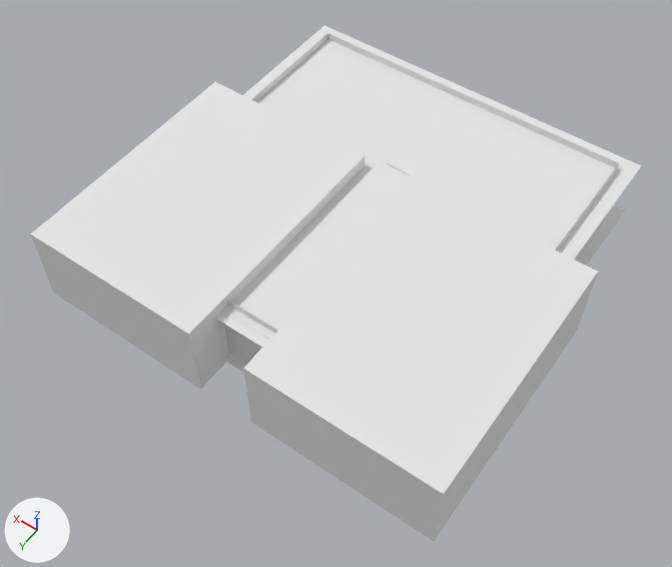
The OBJ model assets/models/haha baldi.obj, before and after one commit.
Camera for both pictures: a camera (50 mm lens) standing at (-8.56, 13.4, 18.58) and looking at (-0.13, 1.6, 0.04). Every picture has the same lights, and +X, +Y and +Z are marked at lower left. The older version comes first. Where no turn or scale is listed for an object, it has been applied to the vertices.

Script lines for the objects in view, before the commit:
```python
mat_material_atlas_00010_1 = principled_material('material_atlas_00010_1')
mat_material_atlas_00010_1.base_color = (0.8, 0.8, 0.8)  # white #e7e7e7
mat_material_atlas_00010_1.roughness = 1.0
me_cube_002 = bpy.data.meshes.new('Cube.002')
me_cube_002.from_pydata(...)  # 337 vertices, 273 faces; spans x -5.68..5.68, y -5.0..5.83, z -0.32..2.02
me_cube_002.materials.append(mat_material_atlas_00010_1)  # white #e7e7e7
ob_cube_002 = bpy.data.objects.new('Cube.002', me_cube_002)
ob_cube_002.location = (0.0, 0.0, 0.0)
```
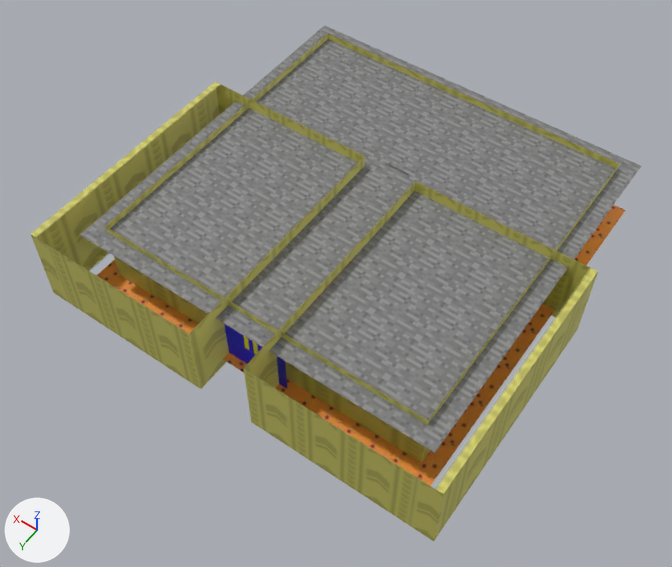
Where the change shows, as pixel boxes [x1, y1, x2, y2] in the pictures (672 x 567 px):
'Cube.002', surface changed (darker): [31, 25, 641, 541] in both

Diff of the bpy script that builds the scene:
```diff
--- a/assets/models/haha baldi.obj.py
+++ b/assets/models/haha baldi.obj.py
@@ img_atlas_00003_png @@
+img_atlas_00003_png = load_image('Atlas_00003.png', 'Atlas_00003.png', 2048, 2048, 'sRGB')
@@ mat_material_atlas_00010_1 @@
 n0 = _N.new('ShaderNodeBsdfPrincipled'); n0.name = 'Principled BSDF'
-n0.inputs[2].default_value = 1.0  # 'Roughness'
 n1 = _N.new('ShaderNodeOutputMaterial'); n1.name = 'Material Output'
+n2 = _N.new('ShaderNodeTexImage'); n2.name = 'Image Texture'
+n2.image = img_atlas_00003_png
+n3 = _N.new('ShaderNodeTexImage'); n3.name = 'Image Texture.001'
+n3.image = img_atlas_00003_png
 _L.new(n0.outputs[0], n1.inputs[0])  # 'BSDF' to 'Surface'
+_L.new(n2.outputs[0], n0.inputs[0])  # 'Color' to 'Base Color'
+_L.new(n3.outputs[1], n0.inputs[4])  # 'Alpha' to 'Alpha'
```
